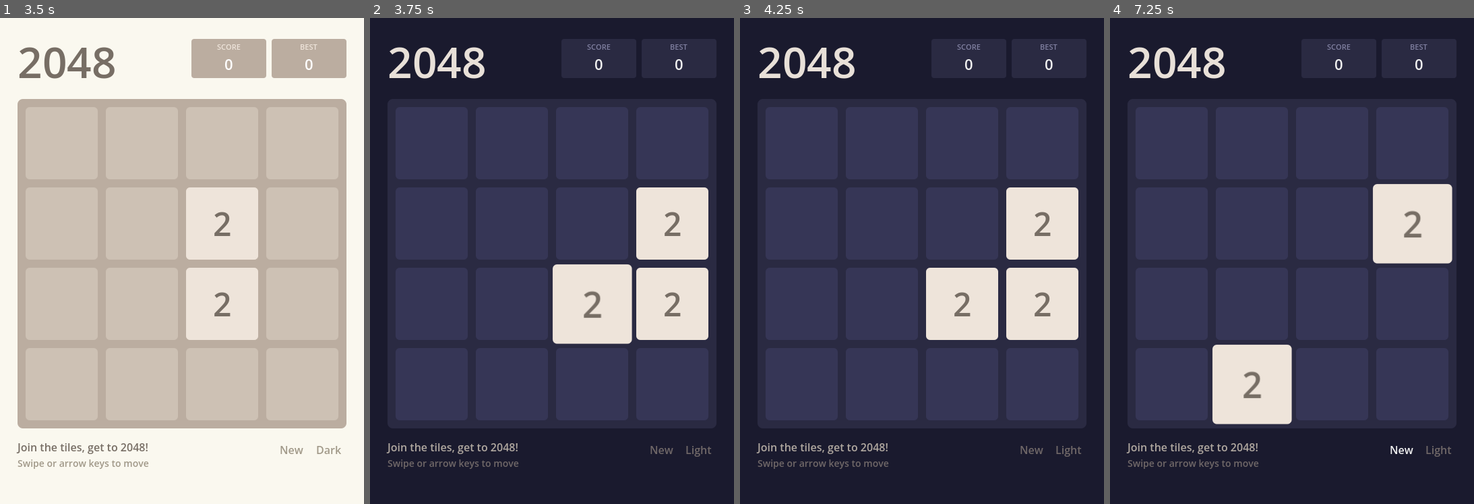
Above: before the commit, frames 1-4 (left to right).
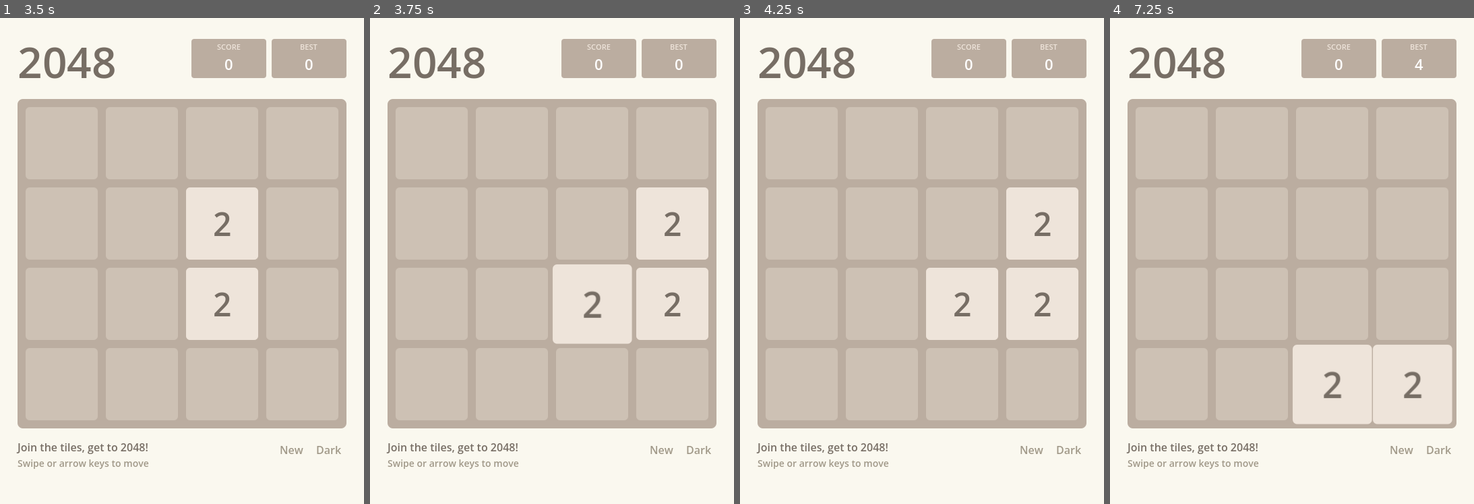
Above: after the commit, the same moments.

Repository: weitero/2048
Game: Godot game, scene res://scenes/game.tscn
Two runs of this game, one before a commit and one after it. Both use one fixed random seed, a clock stepped at 60 frames per second and the inputs below.
Inputs (mouse positions are in pixels of both pictures, inside the frame that each line leads up to):
- Up to frame 1 (3.5 s): click "New" at 0.5 s; click "New" at 1.25 s; click "Dark" at 2 s; click "Light" at 2.75 s
- Up to frame 2 (3.75 s): tap Enter at 3.5 s; move the mouse to (632, 236) at 3.52 s; hold Right (ui_right) from 3.53 s (still down); click (632, 236) at 3.67 s
- Up to frame 3 (4.25 s): keep holding Right (ui_right)
- Up to frame 4 (7.25 s): tap R (restart) at 4.25, 5, 5.75, 6.5, 7.15 s; move the mouse to (1219, 285) at 4.27 s; release Right (ui_right) at 4.28 s; hold Down (ui_down) 4.28-5.03 s; move the mouse to (1328, 154) at 5.02 s; hold Right (ui_right) 5.03-5.78 s; move the mouse to (1273, 358) at 5.77 s; hold Up (ui_up) 5.78-6.53 s; click (1273, 358) at 5.92 s; move the mouse to (1401, 333) at 6.52 s; hold Left (ui_left) from 6.53 s (still down)

Frame 1 is identical in both runs. In frame 2, 91% of the frame differs, in the area x 0-100%, y 0-100%; in frame 3, 91%; in frame 4, 100%.

Commit message:
fix: disable focus mode for toggle and restart buttons to prevent keyboard navigation interference

Diff:
--- a/scripts/game.gd
+++ b/scripts/game.gd
@@ -279,6 +279,7 @@
 	for state: String in ["normal", "hover", "pressed"]:
 		_toggle_btn.add_theme_stylebox_override(state, StyleBoxEmpty.new())
 	_toggle_btn.add_theme_stylebox_override("focus", StyleBoxEmpty.new())
+	_toggle_btn.focus_mode = Control.FOCUS_NONE
 	_toggle_btn.pressed.connect(_on_toggle_dark_mode)
 	add_child(_toggle_btn)
 
@@ -291,6 +292,7 @@
 	for state: String in ["normal", "hover", "pressed"]:
 		_restart_btn.add_theme_stylebox_override(state, StyleBoxEmpty.new())
 	_restart_btn.add_theme_stylebox_override("focus", StyleBoxEmpty.new())
+	_restart_btn.focus_mode = Control.FOCUS_NONE
 	_restart_btn.pressed.connect(_on_restart_pressed)
 	add_child(_restart_btn)
 
